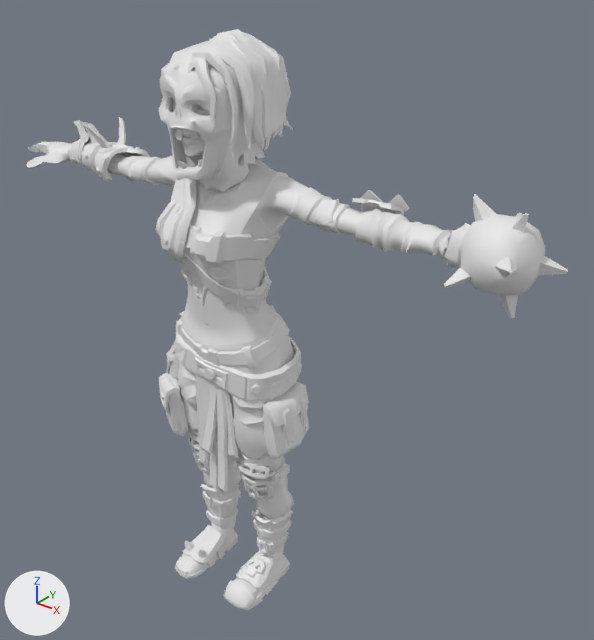
The glTF model packages/client/public/models/synty/sidekickOutlaws/chr-skHunter2.glb as it was, and as the next commit left it.
One viewpoint serves both versions: a 50 mm lens placed at (1.049, -1.089, 1.369), pointed at (0.1, 0.097, 0.634). The lights are fixed; the arrows at lower left show +X, +Y and +Z. The older version comes first. Vertices at exactly the same position are counted once.

The older version as bpy lines, for what is in view:
```python
mat_skhunter2 = principled_material('skHunter2')
mat_skhunter2.base_color = (0.8, 0.8, 0.8)  # white #e7e7e7
me_body = bpy.data.meshes.new('body')
me_body.from_pydata(...)  # 6756 vertices, 13380 faces; spans x -0.628..0.648, y -0.126..0.131, z -0.003..1.2
me_body.materials.append(mat_skhunter2)  # white #e7e7e7
ob_body = bpy.data.objects.new('body', me_body)
ob_body.location = (0.0, 0.0, 0.0)
```
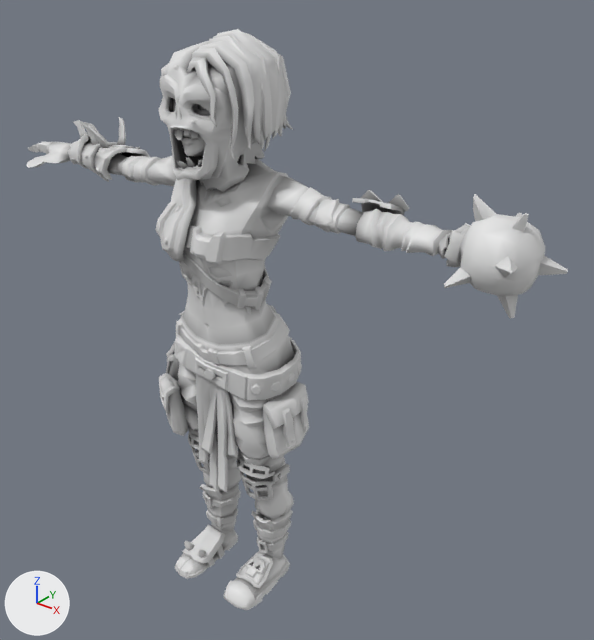
Changed parts and their boxes (x1, y1, x2, y2) in the pictures (594 x 640 px; the box of a moved part takes in the faces that stretch with it):
'body', recoloured: (37, 31, 561, 602) in both
part 1 of me_body, moved or reshaped: (115, 156, 568, 347) in both

Patch to the scene script:
```diff
--- a/packages/client/public/models/synty/sidekickOutlaws/chr-skHunter2.glb.py
+++ b/packages/client/public/models/synty/sidekickOutlaws/chr-skHunter2.glb.py
@@ mat_skhunter2 @@
 n0 = _N.new('ShaderNodeBsdfPrincipled'); n0.name = 'Principled BSDF'
 n1 = _N.new('ShaderNodeOutputMaterial'); n1.name = 'Material Output'
+n2 = _N.new('ShaderNodeMix'); n2.name = 'Mix'
+n2.data_type = 'RGBA'
+n2.blend_type = 'MULTIPLY'
+n2.inputs[0].default_value = 1.0  # 'Factor'
+n2.inputs[7].default_value = (0.8, 0.8, 0.8, 1.0)  # 'B', white #e7e7e7
+n3 = _N.new('ShaderNodeVertexColor'); n3.name = 'Color Attribute'
 _L.new(n0.outputs[0], n1.inputs[0])  # 'BSDF' to 'Surface'
+_L.new(n2.outputs[2], n0.inputs[0])  # 'Result' to 'Base Color'
+_L.new(n3.outputs[0], n2.inputs[6])  # 'Color' to 'A'
@@ me_body @@
 me_body.from_pydata(...)  # 6756 vertices, 13380 faces; spans x -0.628..0.648, y -0.126..0.131, z -0.003..1.2
 # used by ob_body; location = (0.0, 0.0, 0.0)
+# me_body part 1: 1442 of 6756 vertices moved; they spanned x -0.307..0.648, y -0.126..0.131, z 0.619..1.105 and now span x -0.307..0.648, y -0.126..0.131, z 0.619..1.105; mean shift (0.0, 0.0, 0.0); largest move (0.481, 0.032, 0.903) -> (-0.234, 0.07, 0.896)
 me_body.materials.append(mat_skhunter2)
```
